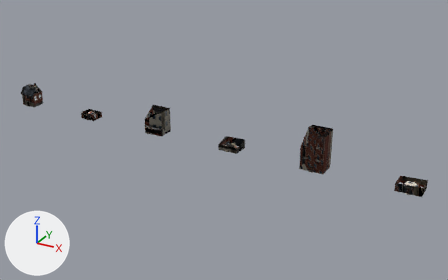
Renders of the glTF model src/assets/battle/city/modern-houses-damage.glb from each side of a commit.
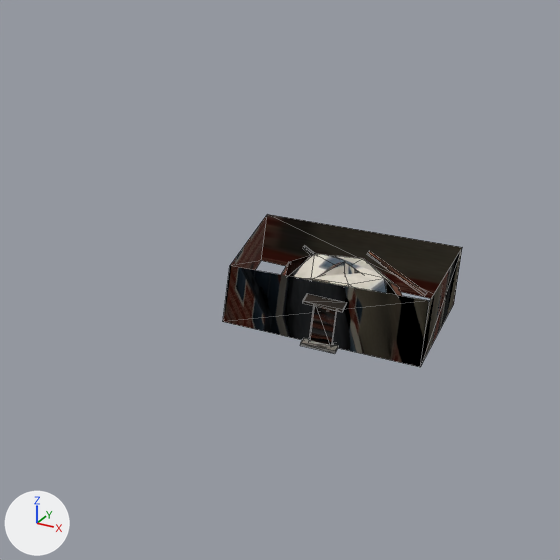
The first picture shows the older version from a 50 mm lens placed at (18.0, -16.84, 8.7), pointed at (8.57, 0.3, 0.13). The close-ups show the older and then the newer version on the part from 81% to 99% of the width and 52% to 80% of the height of that picture. Only the edits that show in the close-ups are written down. The lights are fixed; the arrows at lower left show +X, +Y and +Z. The close-ups show mesh edges as thin lines. Where no turn or scale is listed for an object, it has been applied to the vertices. Vertices at exactly the same position are counted once.
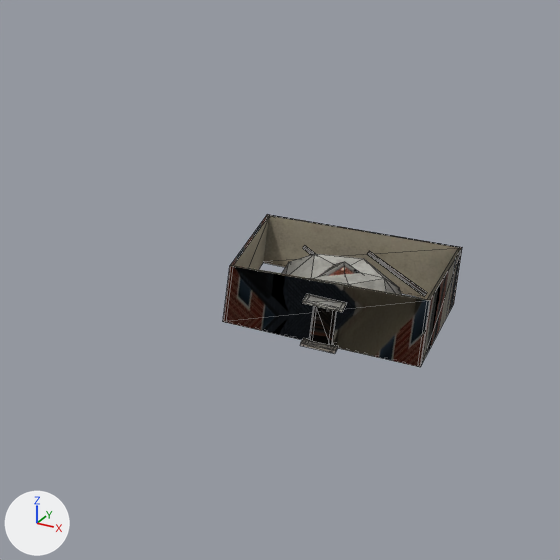
What changed in the scene script:
```text
Change mat_town:
    where n3 = _N.new('ShaderNodeMapping'); n3.name = 'Mapping'
    n3.inputs[1].default_value: (0.0008, -13.83, 0.0) -> (0.0008, -13.87, 0.0)  # 'Location'
    n3.inputs[3].default_value: (15.67, 14.81, 1.0) -> (15.84, 14.86, 1.0)  # 'Scale'
    where n7 = _N.new('ShaderNodeMapping'); n7.name = 'Mapping.001'
    n7.inputs[1].default_value: (0.0008, -13.83, 0.0) -> (0.0008, -13.87, 0.0)  # 'Location'
    n7.inputs[3].default_value: (15.67, 14.81, 1.0) -> (15.84, 14.86, 1.0)  # 'Scale'
Change me_mesh_15:
    used by ob_mesh_15; location = (14.6, 0.343, -0.004)
    remove me_mesh_15.from_pydata(...)  # 144 vertices, 220 faces; spans x 0.0..0.8, y -0.685..0.0, z 0.0..0.308
    add me_mesh_15.from_pydata(...)  # 200 vertices, 248 faces; spans x 0.0..0.8, y -0.685..0.0, z 0.0..0.308
    me_mesh_15 part 1
    40 vertices are added at x 0.0..0.8, y -0.685..0.0, z 0.004..0.308
    16 new vertices lie (0.0, 0.0, 0.012) away from vertices in x 0.32..0.48, y -0.685..-0.615, z 0.004..0.204
    28 new faces join them
    me_mesh_15 part 2: 180 kept faces spanning x 0.0..0.8, y -0.685..0.0, z 0.0..0.308 get new texture (UV) coordinates
Change me_mesh_16:
    where me_mesh_16.from_pydata(...)  # 48 vertices, 76 faces; spans x 0.0..0.8, y -0.63..0.0, z 0.0..0.308
    used by ob_mesh_16; location = (14.6, 0.343, -0.004)
    me_mesh_16 part 3: texture (UV) coordinates of 76 of 76 faces, centred in x 0.0..0.8, y -0.63..0.0, z 0.0..0.194, changed; they spanned u 0.0..0.06, v 0.94..1.0 and now span u 0.0..0.06, v 0.94..1.0
```

What differs and where, as boxes (x1, y1, x2, y2) in the close-ups (560 x 560 px):
'Mesh_16', surface changed
    both: (223, 214, 461, 367)
'Mesh_15', surface changed, reshaped
    before: (281, 246, 427, 353)
    after: (230, 215, 461, 353)
part 1 of me_mesh_15, added (brown)
    after: (230, 215, 461, 301)
part 2 of me_mesh_15, surface changed
    both: (282, 246, 427, 353)
part 3 of me_mesh_16, surface changed
    both: (223, 214, 462, 367)
